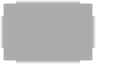
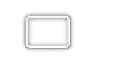
Revision of a layered w=128, h=64 image; what changed, layer by layer:
added layer "crimenet_marker_normal_outline.dds copy #1" in group "Layer Group" over [left=20, top=10, right=76, bottom=54]
hid "Layer", painted on it over [left=0, top=0, right=96, bottom=64]
removed layer "Layer #1" from group "Layer Group" over [left=0, top=0, right=96, bottom=64]
